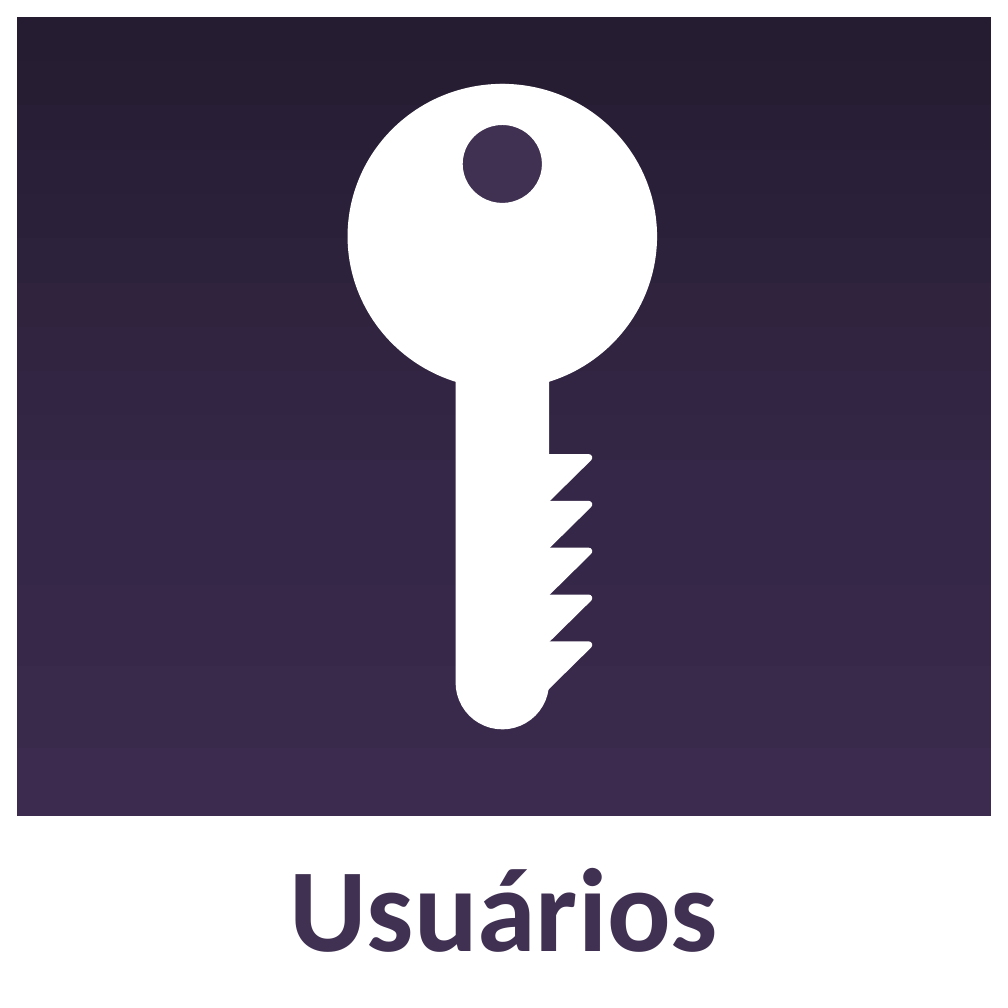
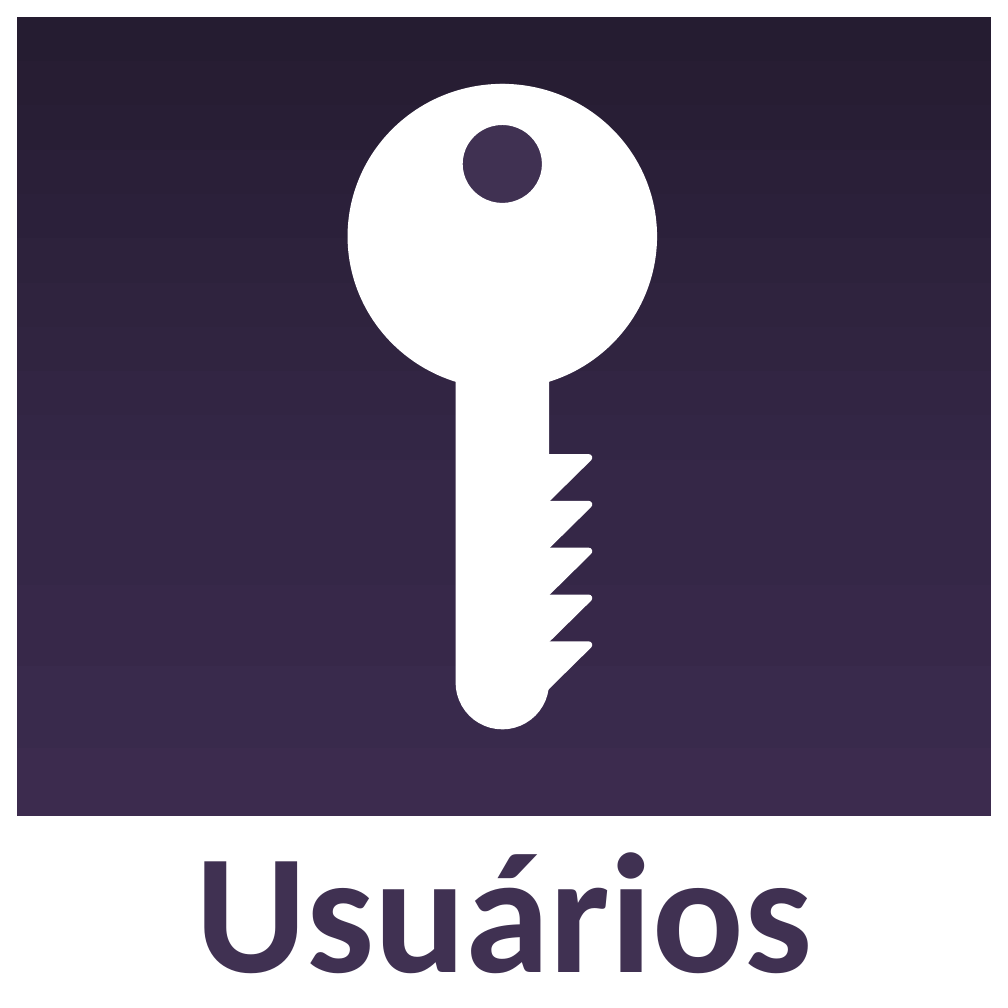
Before and after one commit to solkam/TremnCRM-docs, a slide deck: slide 3 of UI/Icons TremnCRM.pptx (slide 2 before the commit). Drawn at 1008x1008 pixels with LibreOffice and Linux fonts; fonts in the diff are those of the drawing. Boxes give left, top, right and bottom in pixels: in the first picture for what was removed or moved away, otherwise in the second. Text is boxed around its words. In the diff, an @@ line names an element or a change of style, - is before the commit and + after.

```diff
--- a/UI/Icons TremnCRM.pptx
+++ b/UI/Icons TremnCRM.pptx
@@ rectangle "Usuários" at box(17, 820, 992, 988): size 100 to 144 pt @@
```
Also in this commit, not shown: 3 other slides changed, 12 slides added, 5 slides removed, 9 other files.
